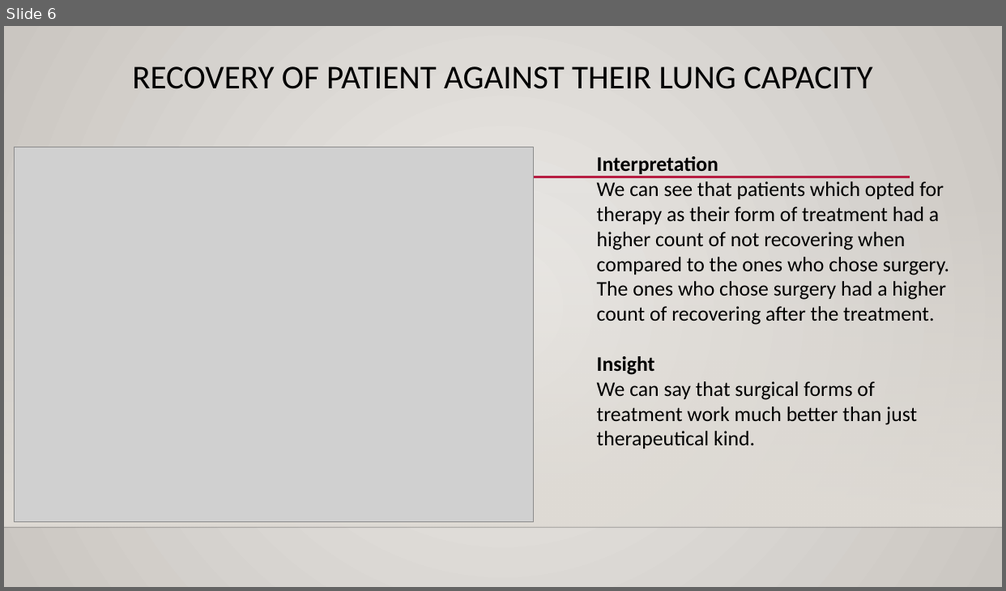
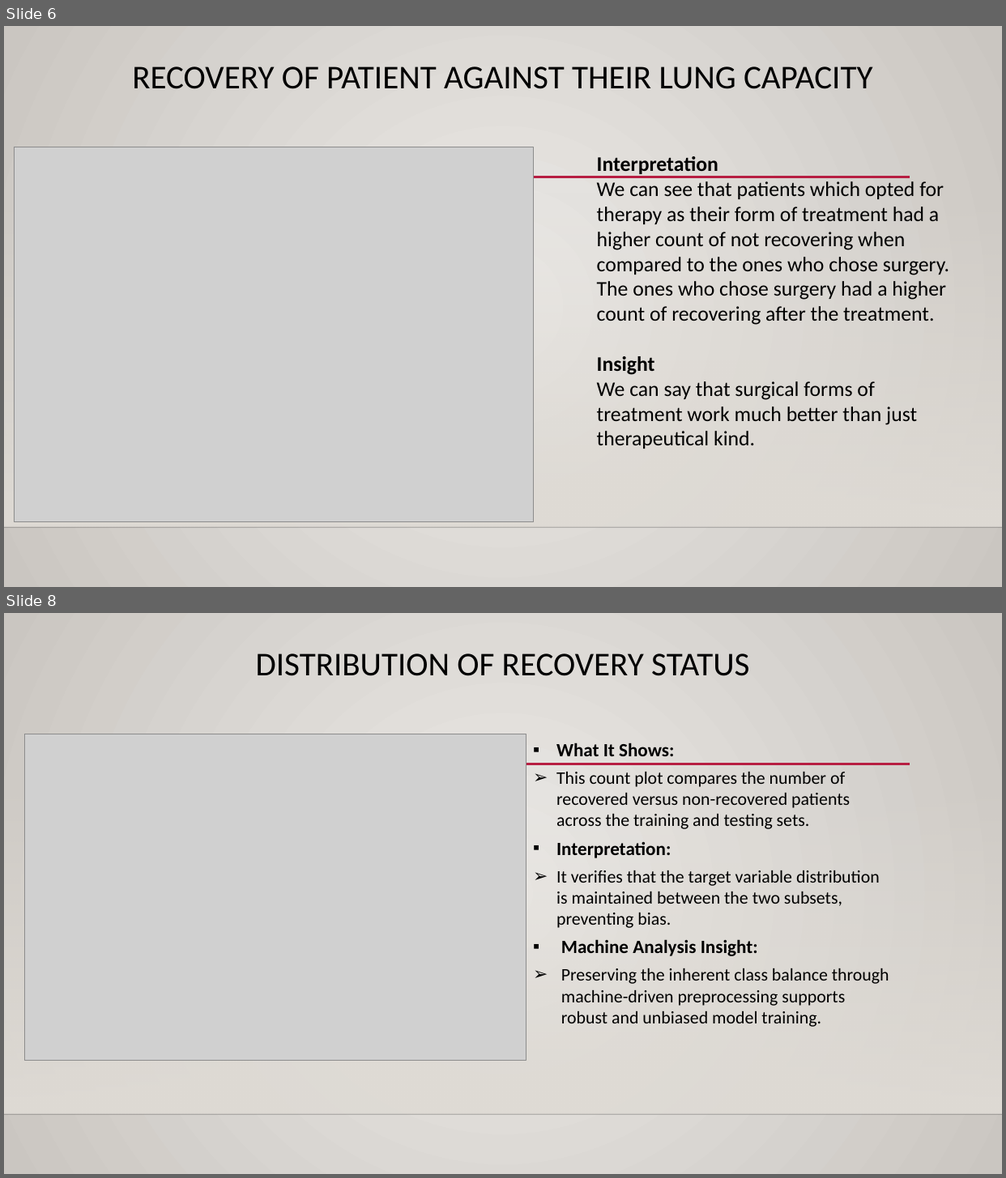
Before and after one commit to ramprashant66/CSC177_Poject1, a slide deck: Assignment 1.pptx. Shown one above the other, each under a label of ours: slide 6 before the commit, slides 6 and 8 after it; the slides between them are not shown. The pictures are 1006x591 and 1006x1178 pixels, drawn with LibreOffice and Linux fonts; fonts in the diff are those of the drawing; grey boxes stand for pictures; background and template pictures are left out. Boxes give left, top, right and bottom in pixels: in the first picture for what was removed or moved away, otherwise in the second. Text is boxed around its words. In the diff, an @@ line names an element or a change of style, - is before the commit and + after.

Commit message:
Added concise slide text for data split and target distribution graphs
- Added professional, compact text to accompany the two graphs in the presentation.
- The text explains the sample counts in each data subset (x_train, x_test, y_train, y_test) and verifies the 80/20 split.
- Also includes an explanation for the recovery status distribution graph, ensuring target distribution consistency.
- Provides machine analysis insights to underline the importance of a balanced and reliable model training process.

```diff
--- a/Assignment 1.pptx
+++ b/Assignment 1.pptx
@@ slide 8 added at (4, 613, 1002, 1174), background gradient #ECEAE7 to #CAC7C1; not listed: 3 template elements that a slide beside it also shows @@
@@ title added at (256, 653, 749, 676), 32 pt, text #000000 @@
+DISTRIBUTION OF RECOVERY STATUS
@@ picture added at (25, 735, 526, 1061) @@
@@ text added at (556, 743, 889, 1027), 17 pt, text #000000 @@
+▪ What It Shows:
+➢ This count plot compares the number of recovered versus non-recovered patients across the training and testing sets.
+▪ Interpretation:
+➢ It verifies that the target variable distribution is maintained between the two subsets, preventing bias.
+▪ Machine Analysis Insight:
+➢ Preserving the inherent class balance through machine-driven preprocessing supports robust and unbiased model training.
```
Also in this commit, not shown: 1 slide changed, 1 other slide added, 1 slide removed.
